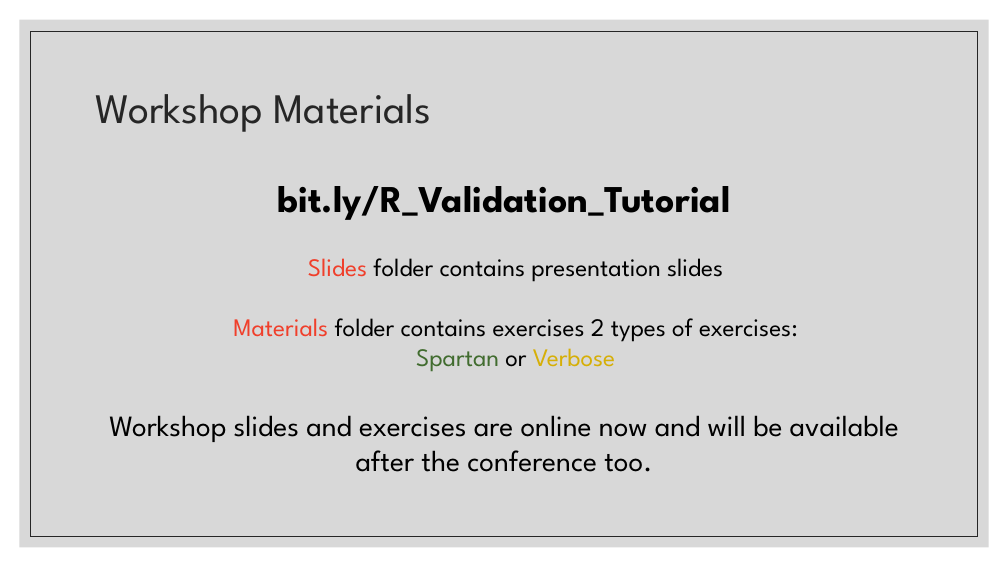
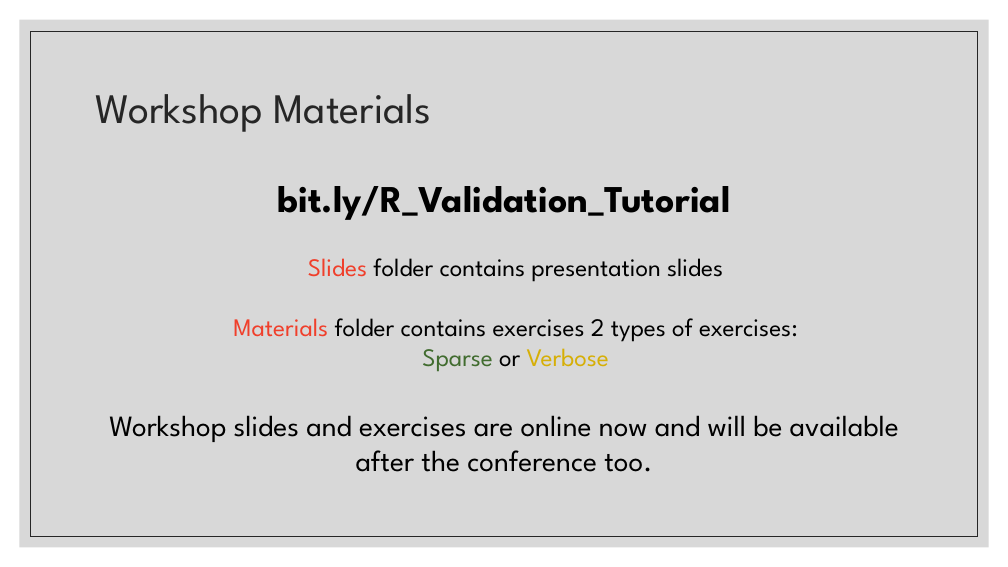
Before and after one commit to FredHutch/R_Package_Validation_Tutorial, a slide deck: slide 10 of Slides/Slides-01-Welcome_and_Orientation/Slides-01-Welcome_and_Orientation.pptx. Drawn at 1008x567 pixels with LibreOffice and Linux fonts; fonts in the diff are those of the drawing. Boxes give left, top, right and bottom in pixels: in the first picture for what was removed or moved away, otherwise in the second. Text is boxed around its words. In the diff, an @@ line names an element or a change of style, - is before the commit and + after.

```diff
--- a/Slides/Slides-01-Welcome_and_Orientation/Slides-01-Welcome_and_Orientation.pptx
+++ b/Slides/Slides-01-Welcome_and_Orientation/Slides-01-Welcome_and_Orientation.pptx
@@ text at <box>233,318,798,372</box>: text changed @@
-    Materials folder contains exercises 2 types of exercises: Spartan or Verbose
+    Materials folder contains exercises 2 types of exercises: Sparse or Verbose
```
Also in this commit, not shown: 5 other files.
